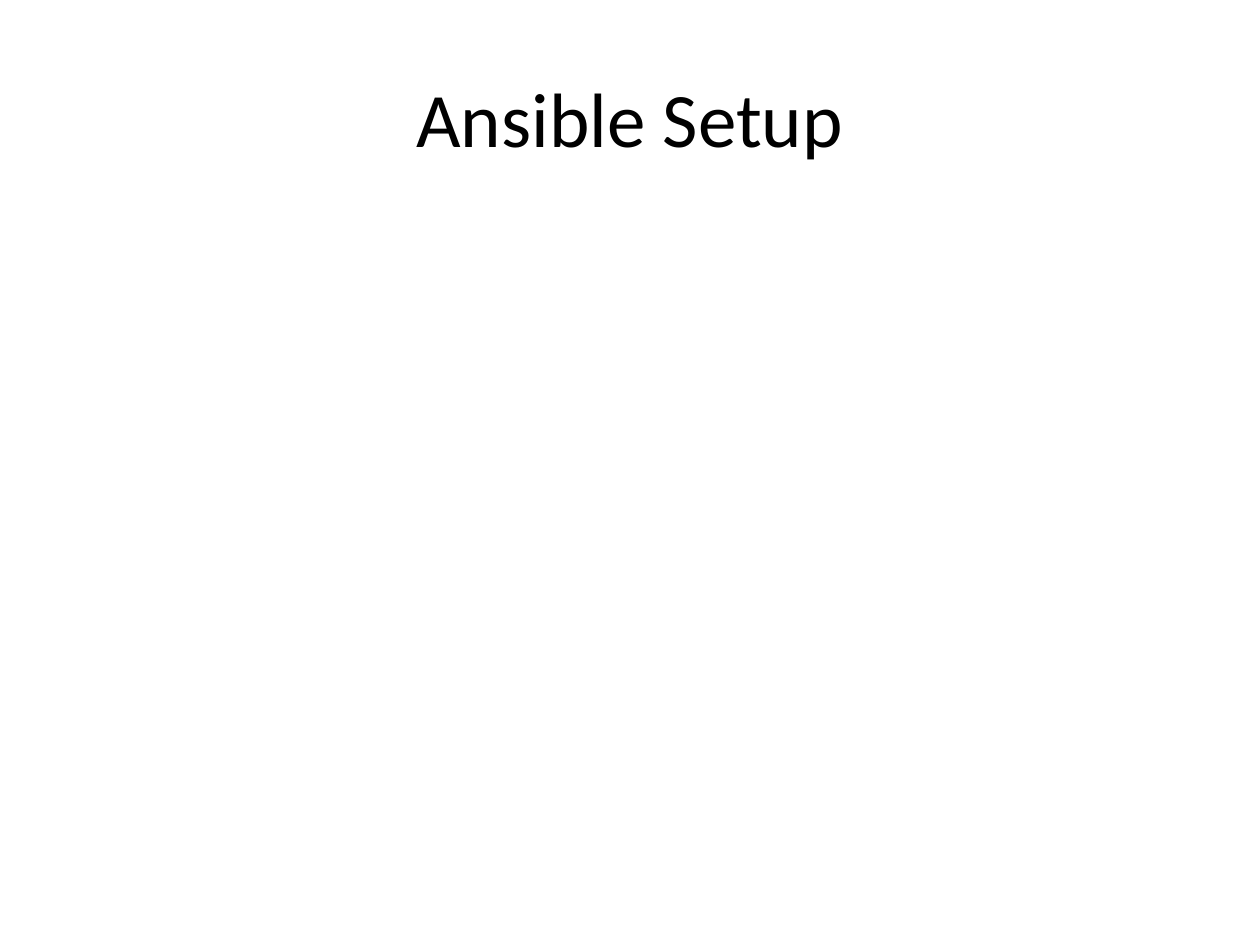
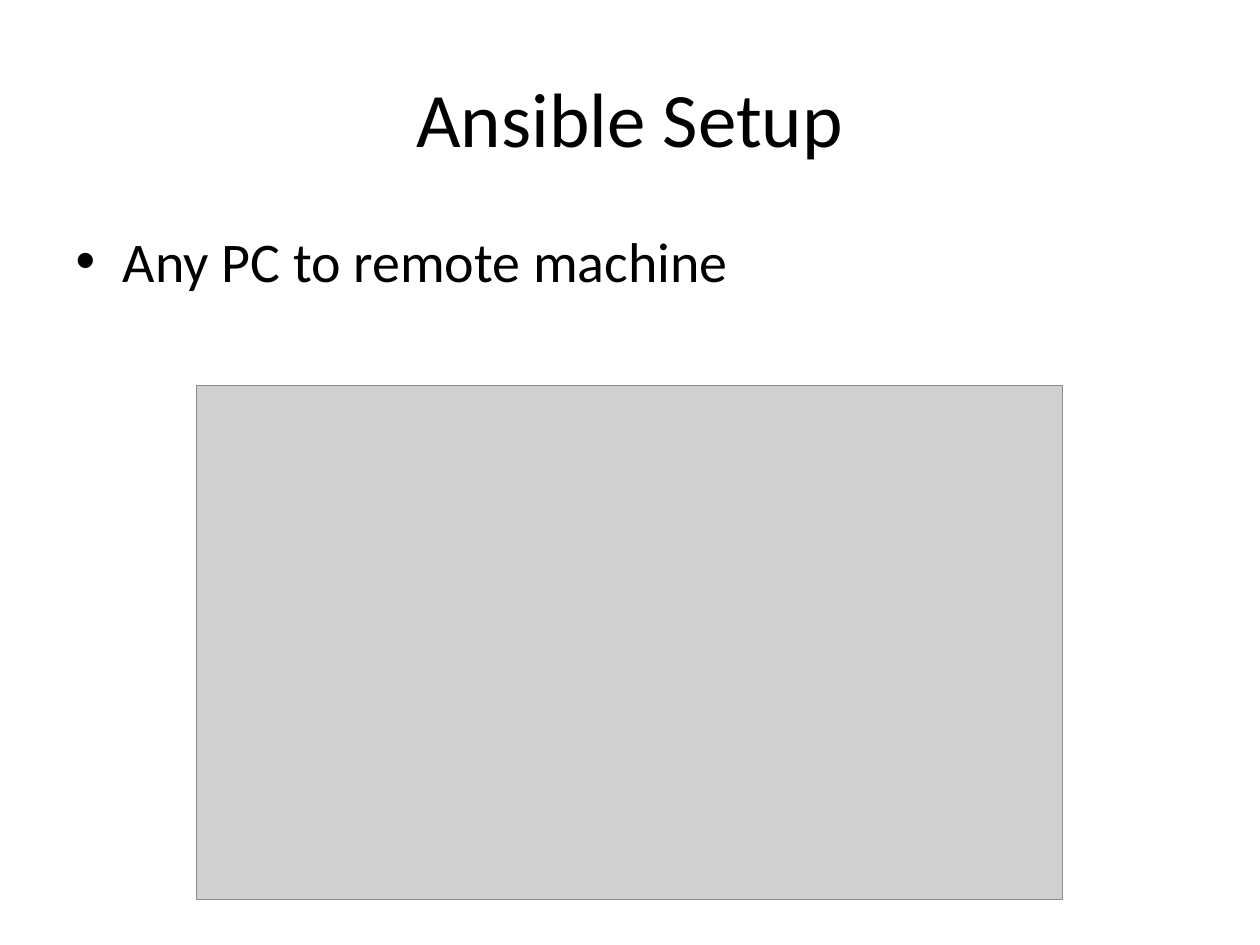
Before and after one commit to Hingo/ansible_meteor, a slide deck: slide 15 of presentation/slide_deck.pptx. Drawn at 1260x945 pixels with LibreOffice and Linux fonts; fonts in the diff are those of the drawing; grey boxes stand for pictures. Boxes give left, top, right and bottom in pixels: in the first picture for what was removed or moved away, otherwise in the second. Text is boxed around its words. In the diff, an @@ line names an element or a change of style, - is before the commit and + after.

```diff
--- a/presentation/slide_deck.pptx
+++ b/presentation/slide_deck.pptx
@@ text added at (123,243,728,291), 32 pt, text #000000 @@
+• Any PC to remote machine
@@ picture added at (197,386,1062,900) @@
```
Also in this commit, not shown: 3 other slides changed, 2 other files.
